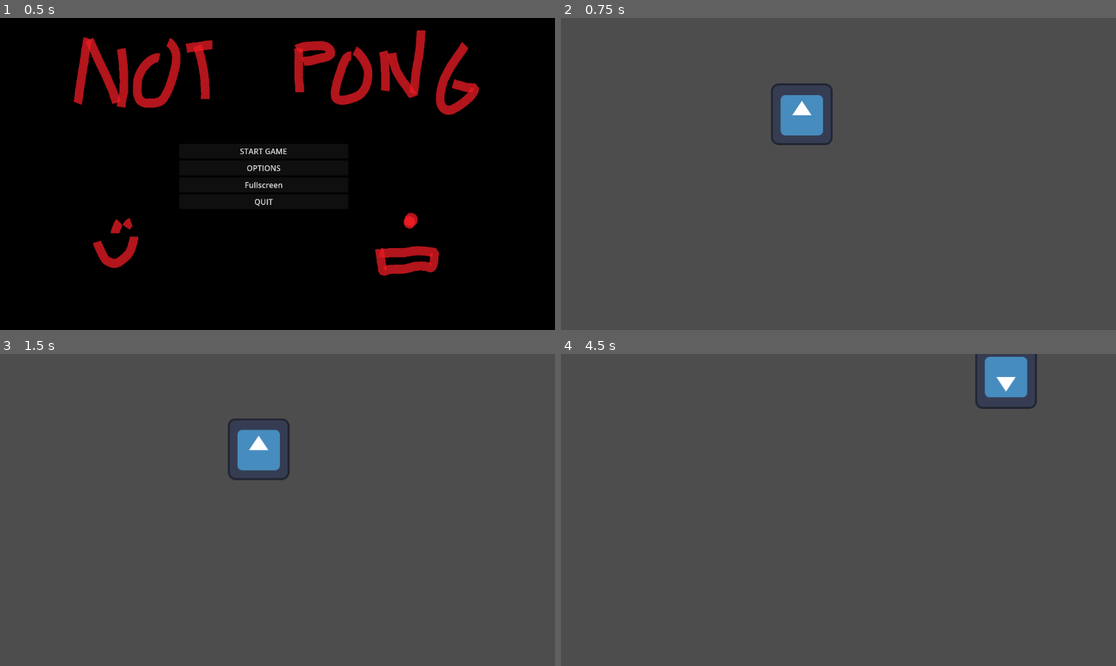
Above: before the commit, frames 1-4 (two rows, left to right).
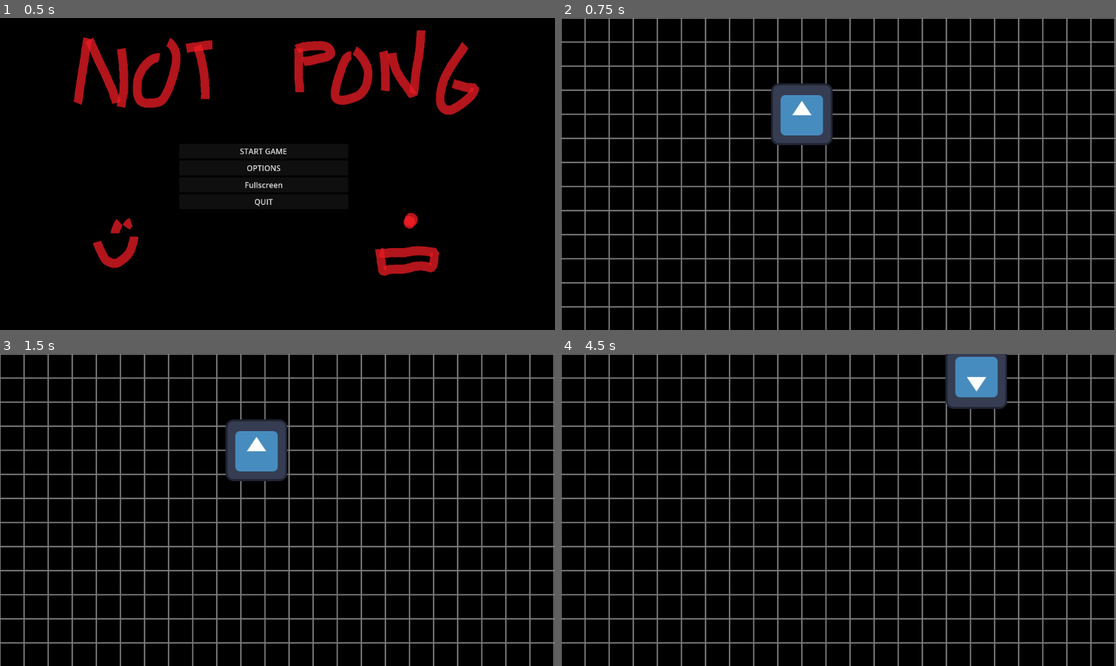
Above: after the commit, the same moments.

Repository: Nicheen/GameJamSummer2025
Game: Godot game, scene res://scenes/menus/main_menu.tscn
Same seed, same stepped clock (60 frames per second), same inputs: the game is played once before the commit and once after it. The engine's default icon, where the game draws it, is replaced by a stand-in: a white triangle on a blue panel in a dark square.
Inputs (mouse positions are in pixels of both pictures, inside the frame that each line leads up to):
- Up to frame 1 (0.5 s): no input
- Up to frame 2 (0.75 s): click "START GAME" at 0.5 s
- Up to frame 3 (1.5 s): tap Enter (ui_accept) at 1.25 s; move the mouse to (399, 494) at 1.27 s; hold D (move_right) from 1.28 s (still down); click (399, 494) at 1.35 s
- Up to frame 4 (4.5 s): tap Enter (ui_accept) at 1.52, 2.27, 2.75, 3.77, 4.25 s; move the mouse to (727, 525) at 2.02 s; release D (move_right) at 2.03 s; hold S (teleport_down) 2.03-2.78 s; click (727, 525) at 2.1 s; move the mouse to (894, 441) at 2.77 s; hold D (move_right) 2.78-3.53 s; click (894, 441) at 2.85 s; move the mouse to (810, 572) at 3.52 s; hold W (teleport_up) 3.53-4.28 s; click (810, 572) at 3.6 s; move the mouse to (1005, 556) at 4.27 s; hold A (move_left) from 4.28 s (still down); click (1005, 556) at 4.35 s

Frame 1 is identical in both runs. In frame 2, 94% of the frame differs, in the area x 0-100%, y 0-100%; in frame 3, 94%; in frame 4, 95%.

Commit message:
Collision masking and background

Diff:
--- a/gamejamsummer2025/scenes/menus/pause_menu.tscn
+++ b/gamejamsummer2025/scenes/menus/pause_menu.tscn
@@ -1,6 +1,6 @@
 [gd_scene load_steps=4 format=3 uid="uid://icjdf0pahdyx"]
 
-[ext_resource type="Script" uid="uid://02emnfcogxl7" path="res://pause_menu.gd" id="1_n87rw"]
+[ext_resource type="Script" uid="uid://02emnfcogxl7" path="res://scripts/pause_menu.gd" id="1_n87rw"]
 [ext_resource type="Texture2D" uid="uid://c40o612s66c43" path="res://images/svart.png" id="2_myx47"]
 
 [sub_resource type="StyleBoxTexture" id="StyleBoxTexture_kukqi"]
--- a/gamejamsummer2025/scenes/obj/Player.tscn
+++ b/gamejamsummer2025/scenes/obj/Player.tscn
@@ -1,15 +1,14 @@
-[gd_scene load_steps=5 format=3 uid="uid://b4g35yo4tk2kb"]
+[gd_scene load_steps=4 format=3 uid="uid://b4g35yo4tk2kb"]
 
 [ext_resource type="Script" uid="uid://dctpv4rhjpa0w" path="res://scripts/character_body_2d.gd" id="1_j31ew"]
-[ext_resource type="PackedScene" uid="uid://eppnqq6ap33r" path="res://scenes/obj/Projectile.tscn" id="2_ghy7x"]
 [ext_resource type="Texture2D" uid="uid://cwnerh202ej8e" path="res://icon.svg" id="3_nkb2x"]
 
 [sub_resource type="RectangleShape2D" id="RectangleShape2D_j31ew"]
 size = Vector2(130, 129)
 
 [node name="Player" type="CharacterBody2D"]
+collision_mask = 4
 script = ExtResource("1_j31ew")
-projectile_scene = ExtResource("2_ghy7x")
 
 [node name="Sprite2D" type="Sprite2D" parent="."]
 texture = ExtResource("3_nkb2x")
--- a/gamejamsummer2025/scenes/obj/Projectile.tscn
+++ b/gamejamsummer2025/scenes/obj/Projectile.tscn
@@ -9,6 +9,8 @@
 radius = 13.0
 
 [node name="Projectile" type="RigidBody2D"]
+collision_layer = 2
+collision_mask = 5
 physics_material_override = SubResource("PhysicsMaterial_vihyi")
 script = ExtResource("1_t7eop")
 
--- a/gamejamsummer2025/scripts/character_body_2d.gd
+++ b/gamejamsummer2025/scripts/character_body_2d.gd
@@ -11,7 +11,7 @@
 @export var play_area_center: Vector2 = Vector2(500, 300)
 
 # Shooting settings
-@export var projectile_scene: PackedScene
+@export var projectile_scene: PackedScene = load("res://scenes/obj/Projectile.tscn")
 @export var projectile_speed: float = 500.0
 @export var shoot_cooldown: float = 0.3
 
--- a/gamejamsummer2025/scripts/main.gd
+++ b/gamejamsummer2025/scripts/main.gd
@@ -23,9 +23,8 @@
 	print("Play area size: ", play_area_size)
 
 func setup_play_area():
-	# You can draw bounds or set up background here
-	# For now, we'll just use the values
-	pass
+	# Create grid background
+	create_grid_background()
 
 func spawn_player():
 	# Load and instantiate the player scene
@@ -60,3 +59,39 @@
 func _on_player_health_changed(new_health: int):
 	print("Player health: ", new_health)
 	# Update UI health display here
+
+func create_grid_background():
+	# Create a ColorRect that covers the entire screen
+	var background = ColorRect.new()
+	background.name = "GridBackground"
+	background.anchors_preset = Control.PRESET_FULL_RECT
+	background.size = play_area_size
+	background.position = Vector2.ZERO
+
+	# Create shader material
+	var shader_material = ShaderMaterial.new()
+
+	# Try to load the shader file
+	var grid_shader = load("res://shaders/grid_shader.gdshader")
+	if grid_shader == null:
+		print("ERROR: Could not load grid shader at res://shaders/grid_shader.gdshader")
+		print("Make sure the shader file exists in the shaders folder")
+		return
+
+	shader_material.shader = grid_shader
+
+	# Set shader parameters
+	shader_material.set_shader_parameter("grid_size", 50.0)
+	shader_material.set_shader_parameter("line_width", 2.0)
+	shader_material.set_shader_parameter("line_color", Color.WHITE)
+	shader_material.set_shader_parameter("background_color", Color.BLACK)
+	shader_material.set_shader_parameter("line_alpha", 0.3)
+
+	# Apply material to background
+	background.material = shader_material
+
+	# Add as first child so it renders behind everything
+	add_child(background)
+	move_child(background, 0)
+
+	print("Grid background created successfully")
--- /dev/null
+++ b/gamejamsummer2025/shaders/grid_shader.gdshader
@@ -0,0 +1,31 @@
+shader_type canvas_item;
+
+// Grid settings
+uniform float grid_size : hint_range(10.0, 200.0) = 50.0;
+uniform float line_width : hint_range(0.5, 10.0) = 2.0;
+uniform vec4 line_color : source_color = vec4(1.0, 1.0, 1.0, 1.0);
+uniform vec4 background_color : source_color = vec4(0.0, 0.0, 0.0, 1.0);
+uniform float line_alpha : hint_range(0.0, 1.0) = 0.3;
+
+void fragment() {
+    // Use UV coordinates and scale them to create grid
+    vec2 grid_uv = UV * vec2(1152.0, 648.0); // Your play area size
+
+    // Calculate grid position
+    vec2 grid_pos = mod(grid_uv, grid_size);
+
+    // Calculate distance to nearest grid line
+    float dist_to_line = min(
+        min(grid_pos.x, grid_size - grid_pos.x),
+        min(grid_pos.y, grid_size - grid_pos.y)
+    );
+
+    // Create line effect with smooth transition
+    float line_factor = 1.0 - smoothstep(0.0, line_width, dist_to_line);
+
+    // Mix background and line colors
+    vec3 final_color = mix(background_color.rgb, line_color.rgb, line_factor);
+    float final_alpha = mix(background_color.a, line_color.a * line_alpha, line_factor);
+
+    COLOR = vec4(final_color, final_alpha);
+}
Not shown, added: gamejamsummer2025/shaders/grid_shader.gdshader.uid
